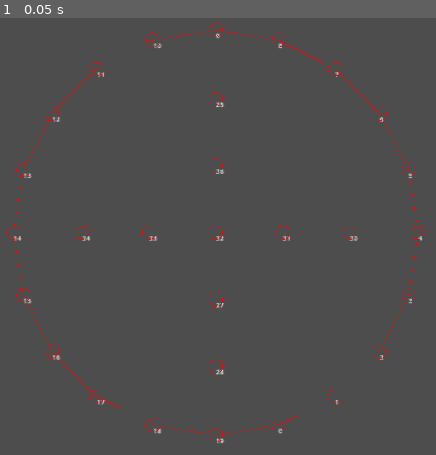
Above: before the commit, frame 1.
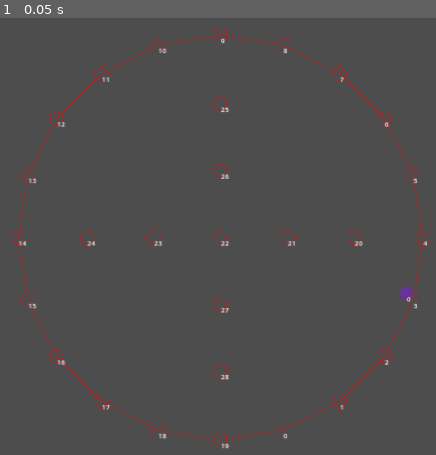
Above: after the commit, the same moment.

Repository: kasworld/gd4yutnori
Game: Godot game, scene res://윷놀이.tscn
Same seed, same stepped clock (60 frames per second), same inputs: the game is played once before the commit and once after it.
Inputs:
- Up to frame 1 (0.05 s): no input

The runs differ from the first frame. In frame 1, 1.7% of the frame differs, in the area x 1-99%, y 1-99%.

Commit message:
말표시

Diff:
--- a/눈.gd
+++ b/눈.gd
@@ -6,12 +6,29 @@
 	self.번호 = 번호
 	var 원 = new_circle(Vector2(0,0),r,co,1)
 	add_child(원)
-	$Label.text = "%d" % 번호
+	$"말들".position = Vector2(-r,-r)
+	var lb = Label.new()
+	lb.text = "%d" % 번호
+	add_child(lb)
 
 func _ready() -> void:
 	pass
 
+func 말놓기(놓을말 :말):
+	$"말들".add_child(놓을말)
 
+func 말빼기()->Array[말]:
+	var rtn :Array[말]
+	for m in $"말들".get_children():
+		rtn.append(m)
+		$"말들".remove_child(m)
+	return rtn
+
+func 말보기()->Array[말]:
+	var rtn :Array[말]
+	for m in $"말들".get_children():
+		rtn.append(m)
+	return rtn
 
 func new_circle_fill(p :Vector2, r :float, co:Color) -> Polygon2D :
 	var rtn = Polygon2D.new()
--- a/눈.tscn
+++ b/눈.tscn
@@ -5,6 +5,4 @@
 [node name="눈" type="Node2D"]
 script = ExtResource("1_ayhlg")
 
-[node name="Label" type="Label" parent="."]
-offset_right = 40.0
-offset_bottom = 23.0
+[node name="말들" type="Node2D" parent="."]
--- a/말.gd
+++ b/말.gd
@@ -1,8 +1,35 @@
 extends Node2D
 class_name 말
 
-func init() -> void:
-	pass
+var 번호 :int
+func init(r :float, co: Color, 번호:int) -> void:
+	self.번호 = 번호
+	var 원 = new_circle_fill(Vector2(0,0),r,co)
+	add_child(원)
+	var lb = Label.new()
+	lb.text = "%d" % 번호
+	add_child(lb)
 
 func _ready() -> void:
 	pass
+
+func new_circle_fill(p :Vector2, r :float, co:Color) -> Polygon2D :
+	var rtn = Polygon2D.new()
+	var pv2a : PackedVector2Array = []
+	for i in 360 :
+		var v2 = Vector2(sin(i*2*PI/360)*r, cos(i*2*PI/360)*r) + p
+		pv2a.append(v2)
+	rtn.polygon = pv2a
+	rtn.color = co
+	rtn.antialiased = true
+	return rtn
+
+func new_circle(p :Vector2, r :float, co :Color, w :float) -> Line2D :
+	var rtn = Line2D.new()
+	for i in 361 :
+		var v2 = Vector2(sin(i*2*PI/360)*r, cos(i*2*PI/360)*r) + p
+		rtn.add_point(v2)
+	rtn.default_color = co
+	rtn.width = w
+	rtn.antialiased = true
+	return rtn
--- a/윷놀이.gd
+++ b/윷놀이.gd
@@ -1,6 +1,7 @@
 extends Node2D
 
 var 판_scene = preload("res://판.tscn")
+var 말_scene = preload("res://말.tscn")
 
 var vp_size :Vector2
 var 판들 : Array[판]
@@ -9,11 +10,15 @@
 func _ready() -> void:
 	vp_size = get_viewport_rect().size
 	var r = min(vp_size.x,vp_size.y)/2 *0.9
-	var sh = r/20
+	var sh = r/40
 	판추가(r,Color.RED,Vector2(-sh,-sh))
-	#판추가(r,Color.BLUE,Vector2(-sh,sh))
+	#판추가(r,Color.SKY_BLUE,Vector2(-sh,sh))
 	#판추가(r,Color.GREEN,Vector2(sh,-sh))
 	#판추가(r,Color.YELLOW,Vector2(sh,sh))
+
+	var 놓을말 = 말_scene.instantiate()
+	놓을말.init(r/30,Color.REBECCA_PURPLE,0)
+	판들[0].눈얻기(3).말놓기(놓을말)
 
 func 판추가(r:float, co :Color,shift :Vector2):
 	var 이번판 = 판_scene.instantiate()
--- a/판.gd
+++ b/판.gd
@@ -54,6 +54,9 @@
 	add_child(눈1)
 	눈들.append(눈1)
 
+func 눈얻기(눈번호 :int)->눈:
+	return 눈들[눈번호]
+
 func _draw() -> void:
 	draw_multiline(화살표선들,co, 1)
 
